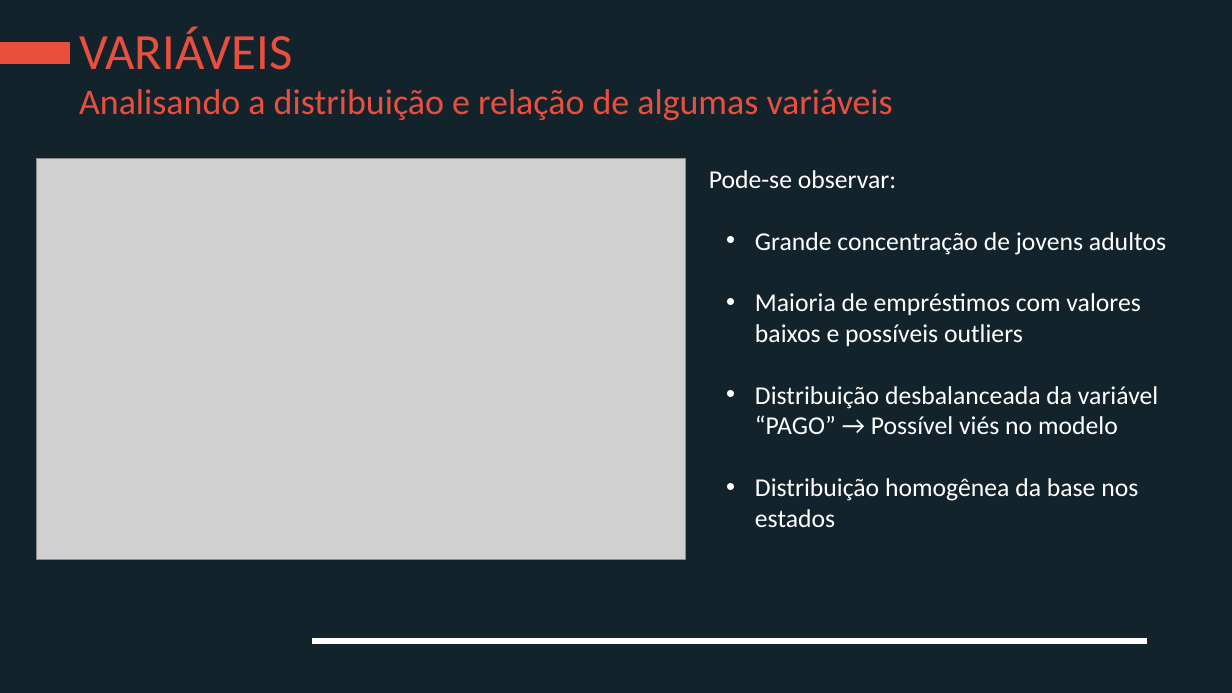
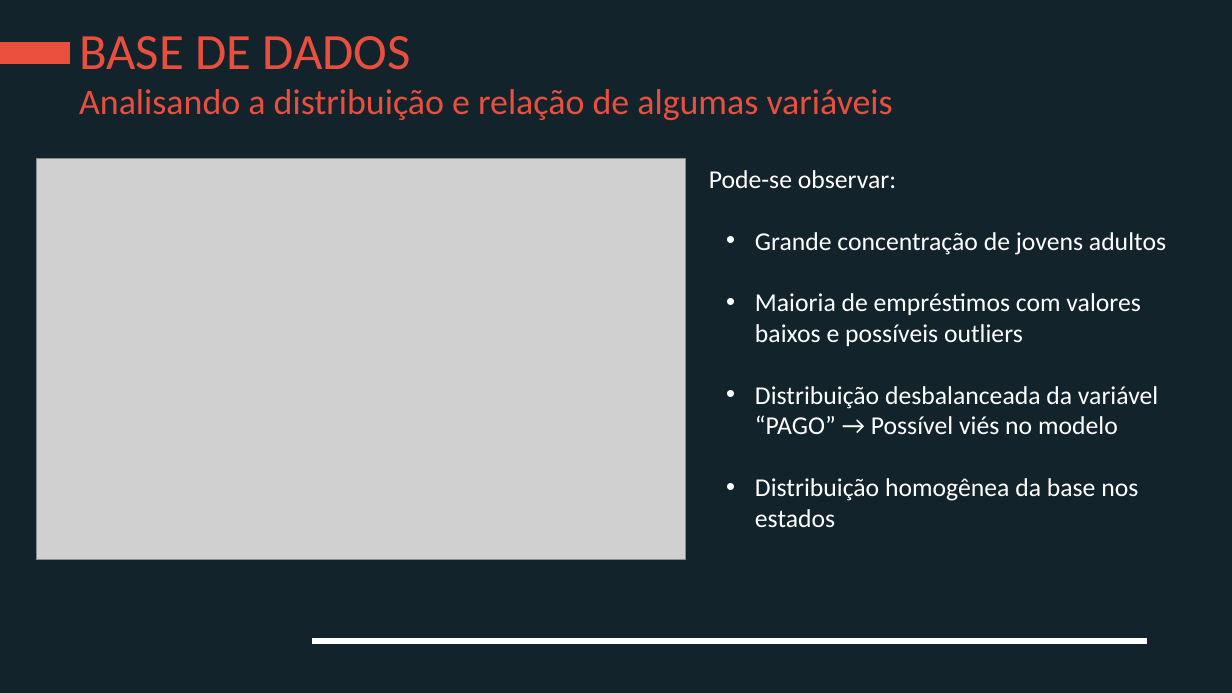
Before and after one commit to spadao/PS-Elo-Group, a slide deck: slide 6 of Apresentação-JoãoVictorSpadão.pptx (slide 5 before the commit). Drawn at 1232x693 pixels with LibreOffice and Linux fonts; fonts in the diff are those of the drawing; grey boxes stand for pictures; background and template pictures are left out. Boxes give left, top, right and bottom in pixels: in the first picture for what was removed or moved away, otherwise in the second. Text is boxed around its words. In the diff, an @@ line names an element or a change of style, - is before the commit and + after.

```diff
--- a/Apresentação-JoãoVictorSpadão.pptx
+++ b/Apresentação-JoãoVictorSpadão.pptx
@@ title at <box>79,36,411,70</box>: text changed @@
-VARIÁVEIS
+BASE DE DADOS
```
Also in this commit, not shown: 5 other slides changed, 2 slides added, 3 other files.
